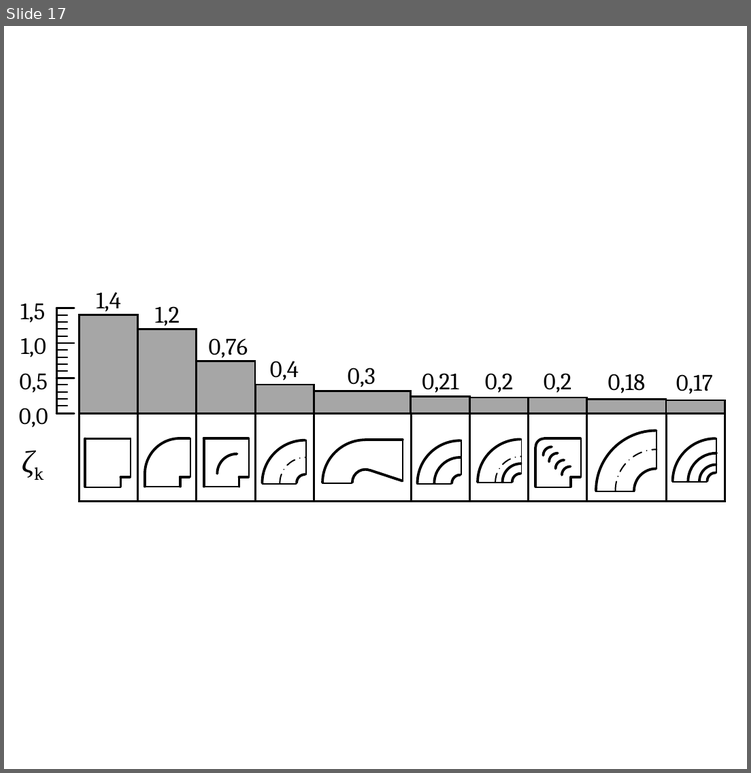
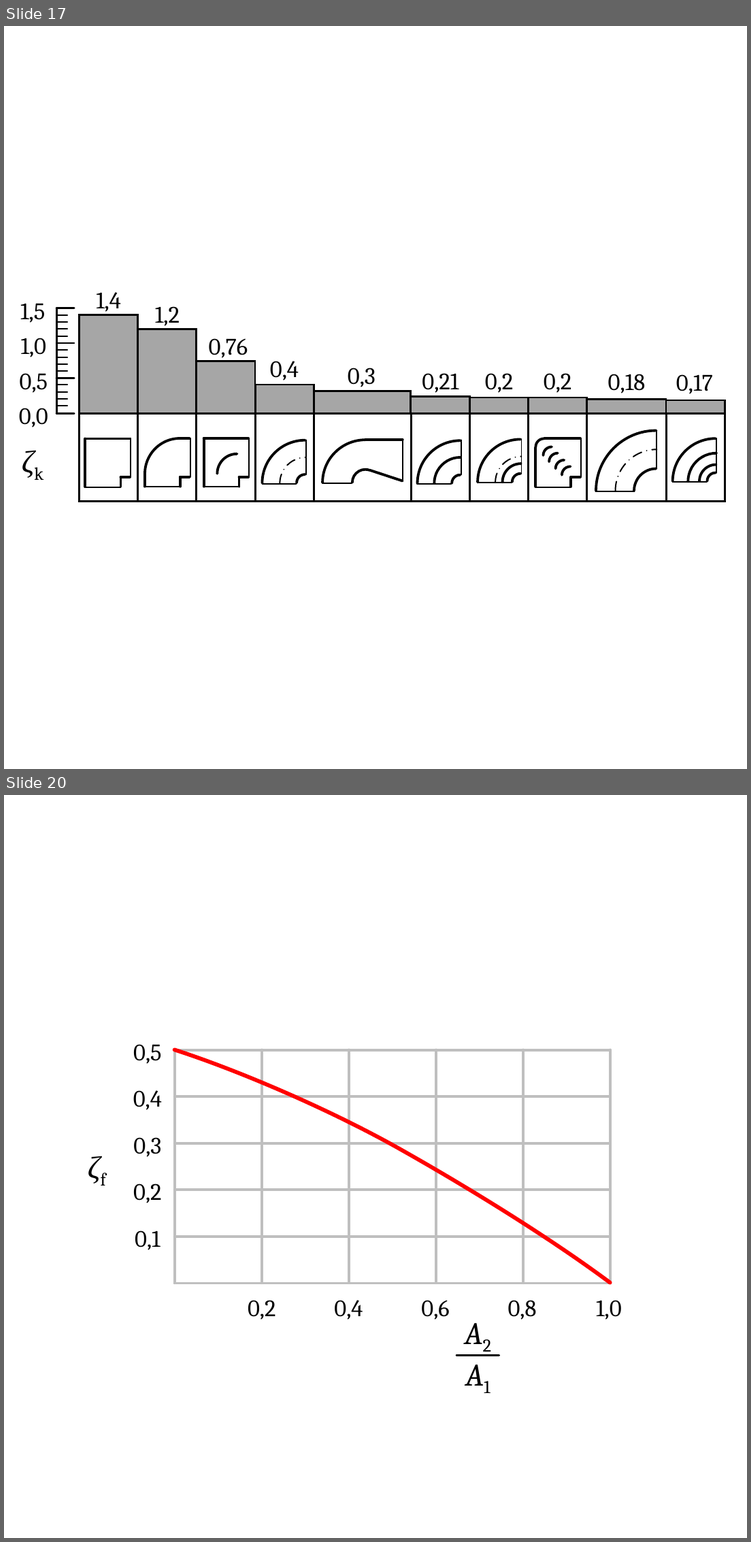
Before and after one commit to m4zeRobot/Project-FoSa, a slide deck: LaTeX B.Sc. LRT/Strömungslehre 1/images/SL1-Images.pptx. Shown one above the other, each under a label of ours: slide 17 before the commit, slides 17 and 20 after it; the slides between them are not shown. The pictures are 751x773 and 751x1542 pixels, drawn with LibreOffice and Linux fonts; fonts in the diff are those of the drawing. Boxes give left, top, right and bottom in pixels: in the first picture for what was removed or moved away, otherwise in the second. Text is boxed around its words. In the diff, an @@ line names an element or a change of style, - is before the commit and + after.

```diff
--- a/LaTeX B.Sc. LRT/Strömungslehre 1/images/SL1-Images.pptx
+++ b/LaTeX B.Sc. LRT/Strömungslehre 1/images/SL1-Images.pptx
@@ slide 20 added at (4,795,747,1538), background #FFFFFF @@
@@ text added at (133,1044,162,1064), 9 pt, text #000000 @@
+0,5
@@ freeform shape added at (173,1049,609,1281), outline #FF0000 1.5 pt @@
@@ group added at (173,1049,609,1283): 12 lines @@
@@ text added at (133,1090,162,1110), 9 pt, text #000000 @@
+0,4
@@ text added at (36,1140,156,1196), 12 pt, text #000000, italic @@
+ζf
@@ text added at (133,1137,161,1157), 9 pt, text #000000 @@
+0,3
@@ text added at (133,1183,161,1203), 9 pt, text #000000 @@
+0,2
@@ text added at (135,1230,160,1250), 9 pt, text #000000 @@
+0,1
@@ text added at (247,1300,275,1319), 9 pt, text #000000 @@
+0,2
@@ text added at (334,1300,362,1319), 9 pt, text #000000 @@
+0,4
@@ text added at (421,1300,449,1319), 9 pt, text #000000 @@
+0,6
@@ text added at (508,1300,536,1319), 9 pt, text #000000 @@
+0,8
@@ text added at (596,1300,621,1319), 9 pt, text #000000 @@
+1,0
@@ text added at (436,1306,520,1362), 12 pt, text #000000, italic @@
+A2
@@ text added at (436,1347,520,1404), 12 pt, text #000000, italic @@
+A1
@@ line added from (456, 1355) to (498, 1355), #000000 0.75 pt @@
```
Also in this commit, not shown: 3 other slides added, 1 slide removed, 5 other files.
